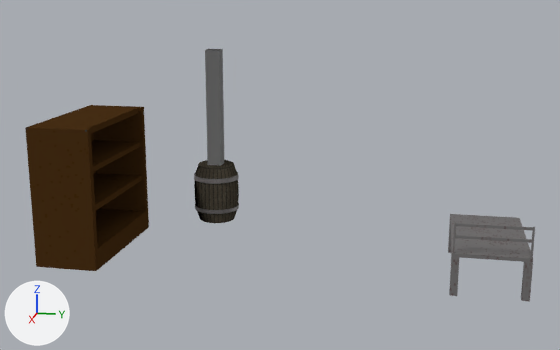
The Blender file models/blender/admin_room.blend: old version first, new version second.
The view is the same before and after, from a camera (50 mm lens) standing at (8.69, 2.51, 2.74) and looking at (0.91, 0.96, 0.8). Lighting does not change. The marker at lower left points along +X, +Y and +Z.

Before the edit, the objects in view are built like this:
```python
me_cube = bpy.data.meshes.new('Cube')
me_cube.from_pydata(...)  # 56 vertices, 34 faces, 3 loose edges; spans x -0.598..0.598, y -0.023..0.617, z -0.732..0.732
me_cube.materials.append(mat_material)  # picture img_bookshelf_wood
me_cube_005 = bpy.data.meshes.new('Cube.005')
me_cube_005.from_pydata(...)  # 82 vertices, 76 faces; spans x -0.648..0.612, y -0.365..0.342, z 0.007..0.703
me_cube_005.materials.append(mat_material_001)  # picture img_prison_bed
me_cylinder = bpy.data.meshes.new('Cylinder')
me_cylinder.from_pydata(...)  # 384 vertices, 354 faces; spans x -0.266..0.266, y -0.266..0.266, z -0.332..0.332
# faces by material slot: [290, 64]
me_cylinder.materials.append(mat_material_003)
me_cylinder.materials.append(mat_material_005)  # picture img_barrel
ob_cube = bpy.data.objects.new('Cube', me_cube)
ob_cube.location = (1.226, -1.301, 0.701)
ob_cube.scale = (1.22, 1.0, 0.966)
ob_cube_004 = bpy.data.objects.new('Cube.004', me_cube_005)
ob_cube_004.location = (1.246, 3.092, -0.031)
ob_cylinder = bpy.data.objects.new('Cylinder', me_cylinder)
ob_cylinder.location = (0.0, 0.0, 0.338)
ob_cylinder.rotation_euler = (0.0, 0.0, -1.263)  # degrees (0, 0, -72)
# also in view: 'welder_stone' at (0.0, 0.0, 1.02)
```
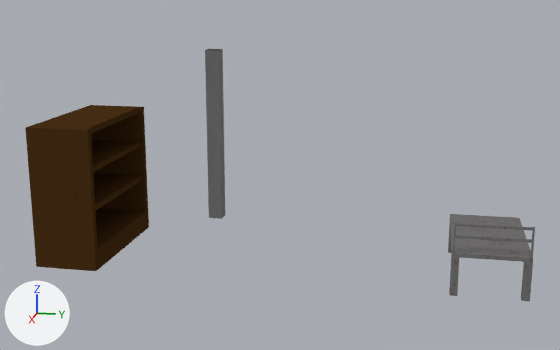
Pixel boxes [x1, y1, x2, y2] of what changed, in the pictures (560 x 350 px):
'Cylinder', hidden
    before: [194, 160, 239, 223]

What the commit changed:
Object 'Cylinder' (ob_cylinder) is now hidden.
